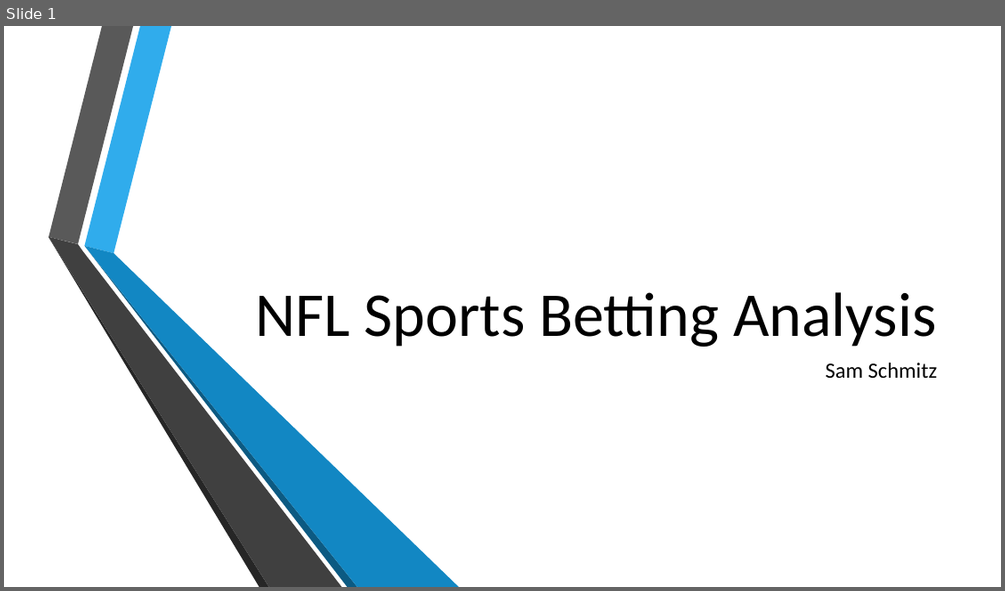
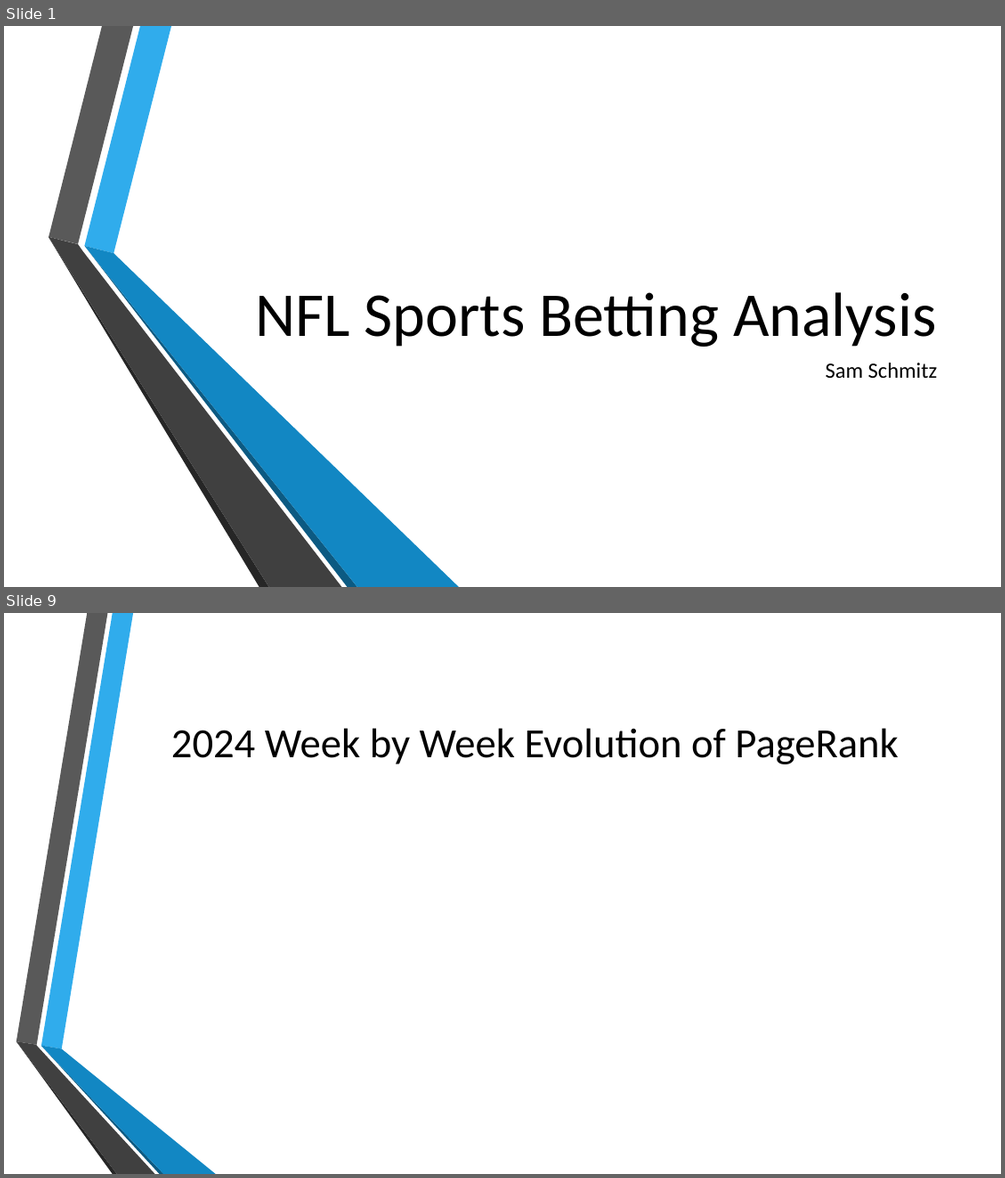
Before and after one commit to jeromeroehmdoane/Sam_Sp25, a slide deck: SUMPresentation.pptx. Shown one above the other, each under a label of ours: slide 1 before the commit, slides 1 and 9 after it; the slides between them are not shown. The pictures are 1005x591 and 1005x1178 pixels, drawn with LibreOffice and Linux fonts; fonts in the diff are those of the drawing; background and template pictures are left out. Boxes give left, top, right and bottom in pixels: in the first picture for what was removed or moved away, otherwise in the second. Text is boxed around its words. In the diff, an @@ line names an element or a change of style, - is before the commit and + after.

```diff
--- a/SUMPresentation.pptx
+++ b/SUMPresentation.pptx
@@ slide 9 added at <box>4,613,1001,1174</box>, background picture (left out) @@
@@ title added at <box>171,728,898,764</box>, 40 pt, text #000000 @@
+2024 Week by Week Evolution of PageRank
@@ group added at <box>16,613,216,1174</box>: 6 freeform shapes @@
```
Also in this commit, not shown: 9 other slides added, 1 slide removed, 4 other files.
